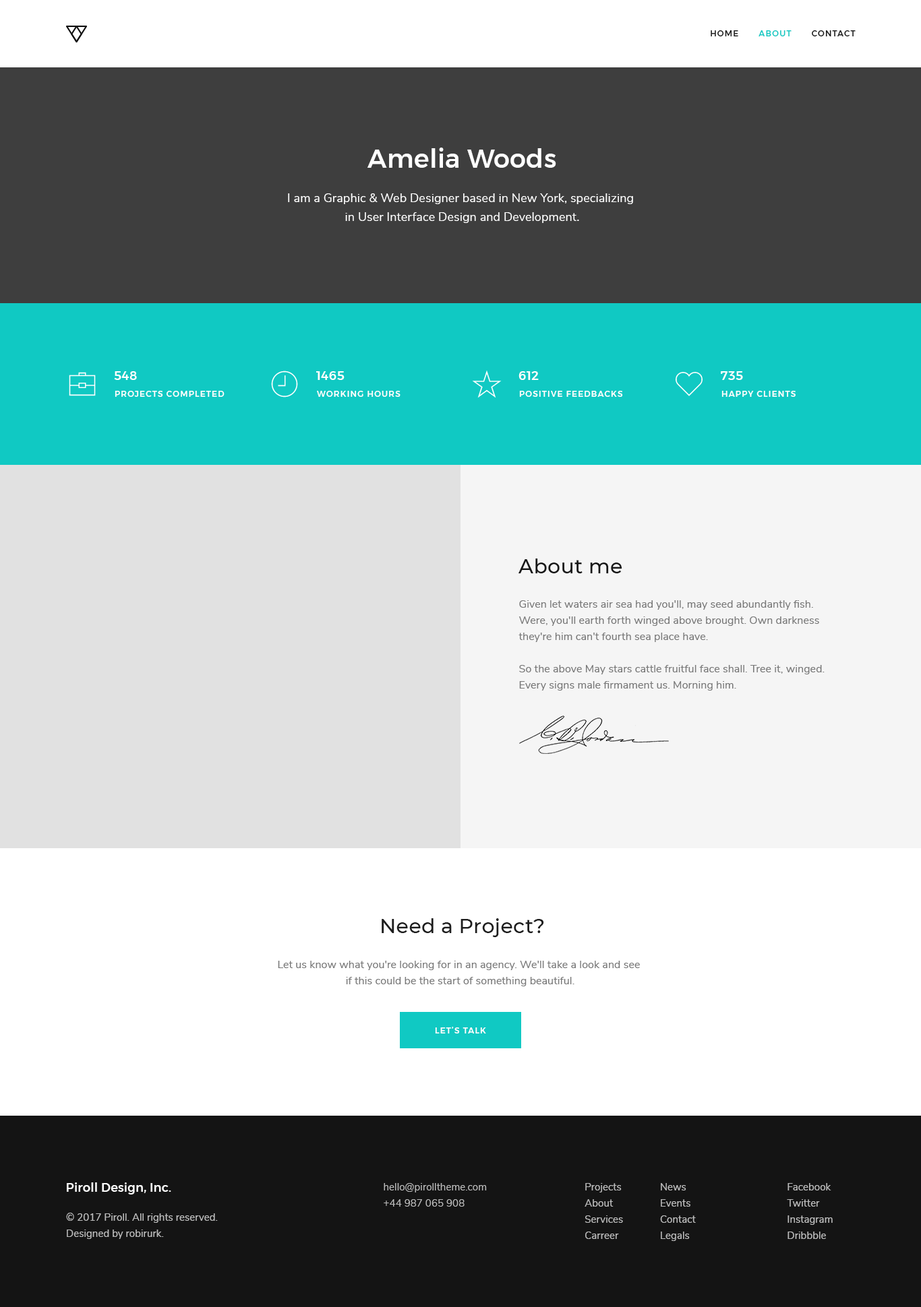
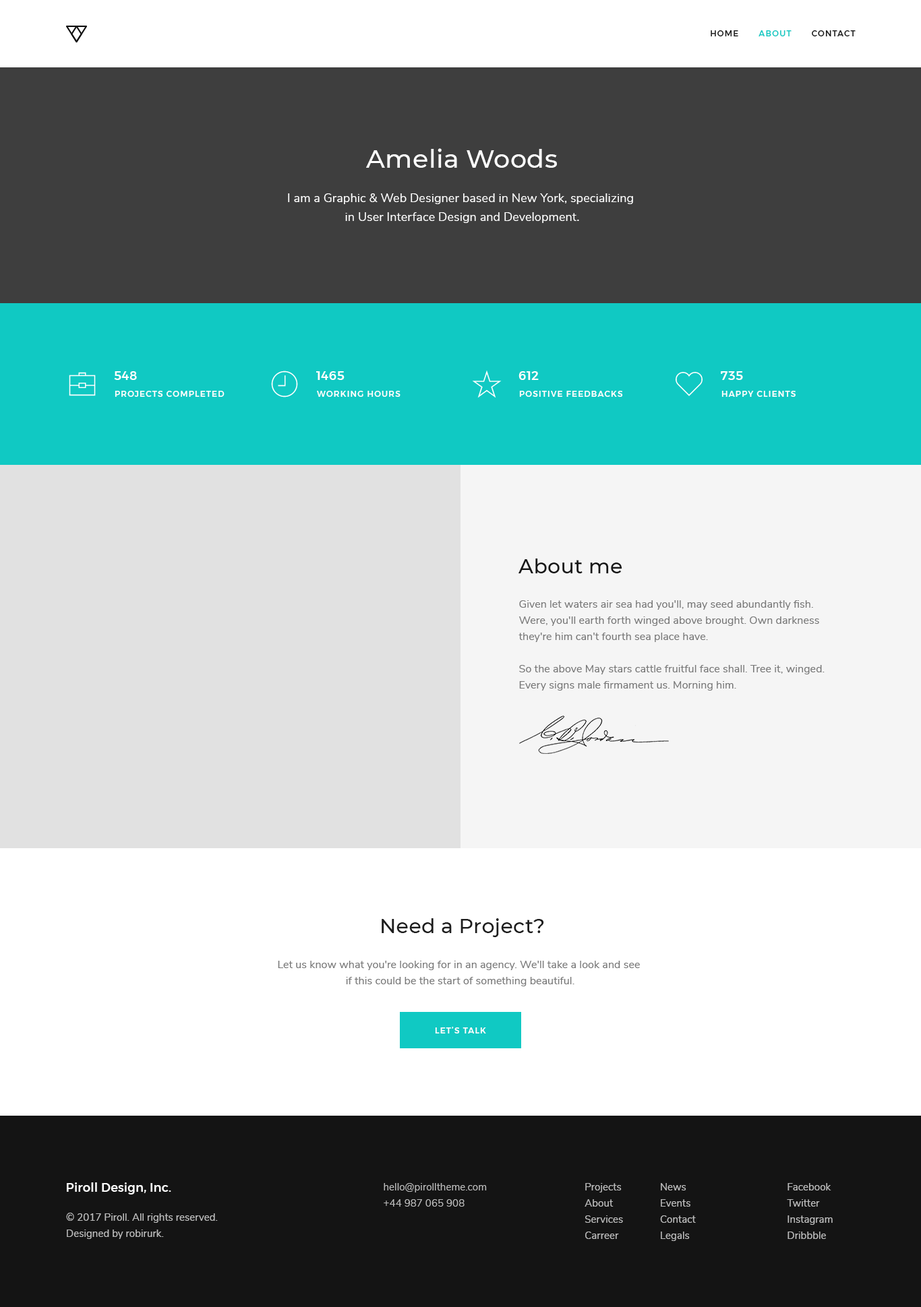
Layers edited between the first and the second 921 × 1307 image:
painted on "Amelia Woods" over [365, 147, 557, 168]
